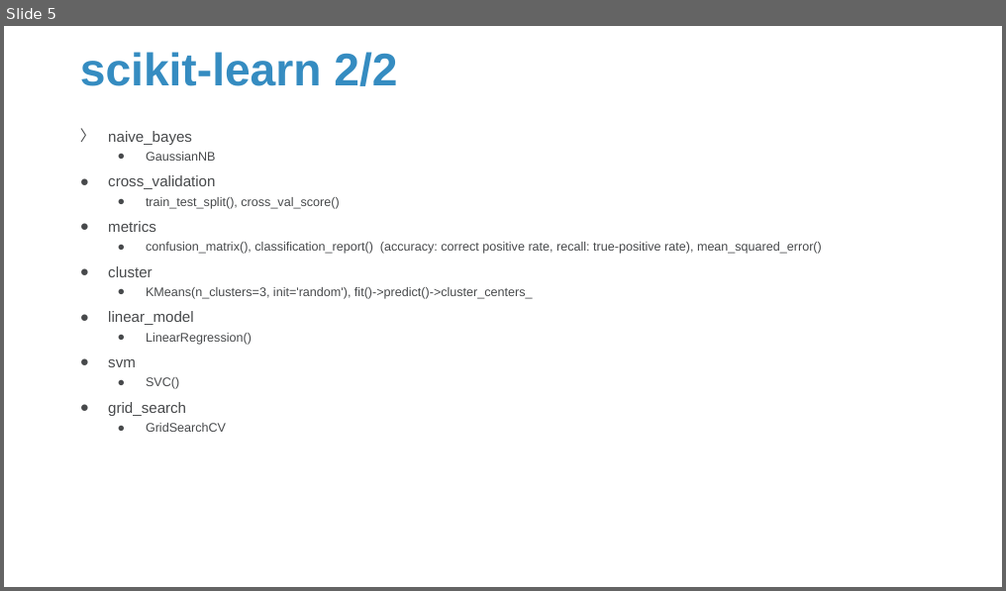
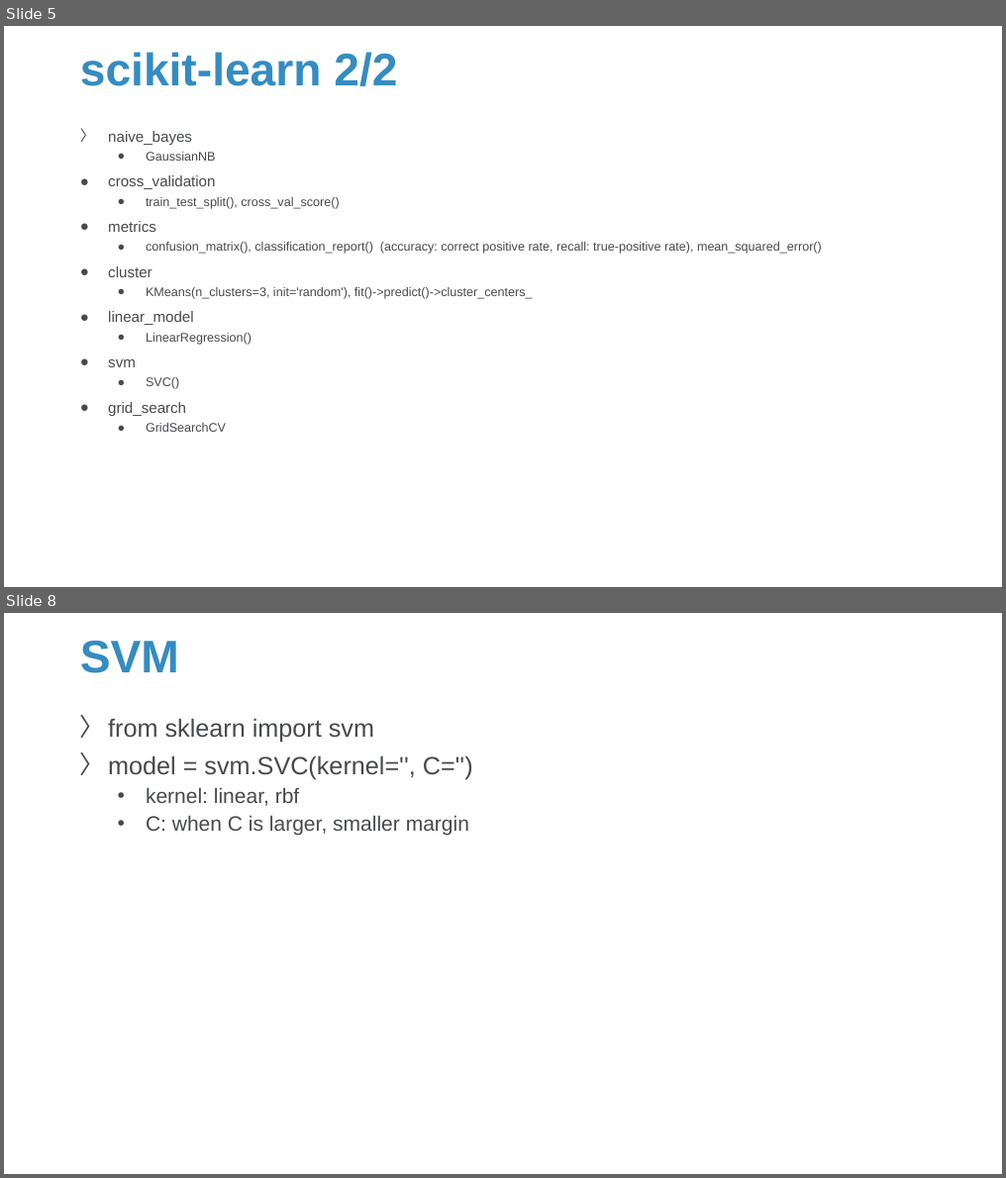
Before and after one commit to Sparks-Lu/TechNotes, a slide deck: Python/SKLearn-Notes.pptx. Shown one above the other, each under a label of ours: slide 5 before the commit, slides 5 and 8 after it; the slides between them are not shown. The pictures are 1006x591 and 1006x1178 pixels, drawn with LibreOffice and Linux fonts; fonts in the diff are those of the drawing; background and template pictures are left out. Boxes give left, top, right and bottom in pixels: in the first picture for what was removed or moved away, otherwise in the second. Text is boxed around its words. In the diff, an @@ line names an element or a change of style, - is before the commit and + after.

```diff
--- a/Python/SKLearn-Notes.pptx
+++ b/Python/SKLearn-Notes.pptx
@@ slide 8 added at [4,613,1002,1174], background picture (left out) @@
@@ title added at [80,640,179,673], 44 pt, text #358CC1, bold @@
+SVM
@@ text added at [108,718,473,835], 24 pt, text #47494B @@
+〉 from sklearn import svm
+〉 model = svm.SVC(kernel='', C='')
+  • kernel: linear, rbf
+  • C: when C is larger, smaller margin
```
Also in this commit, not shown: 3 other slides added, 8 other files.
